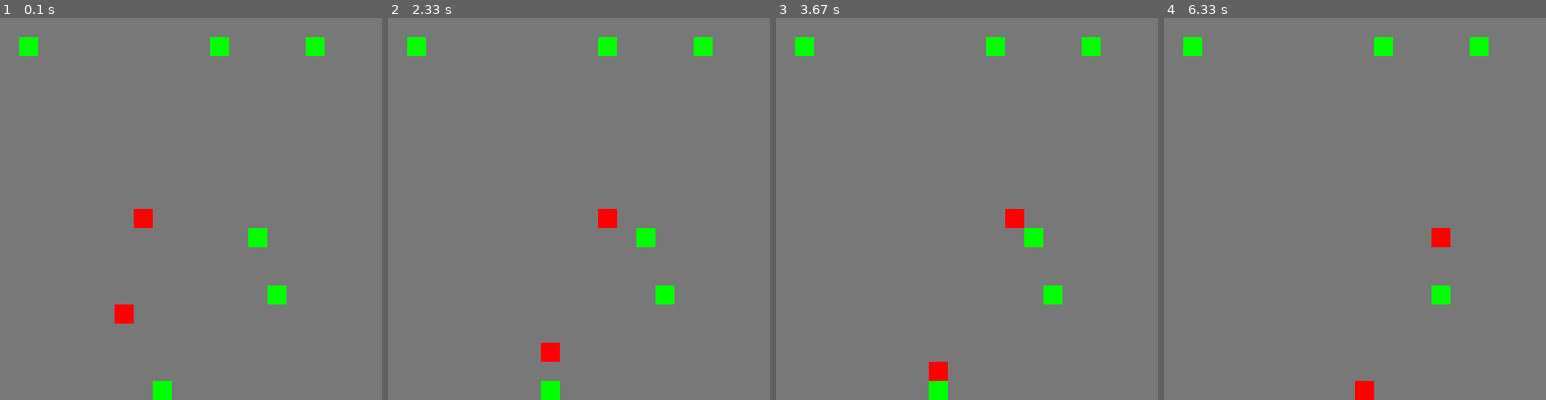
Above: before the commit, frames 1-4 (left to right).
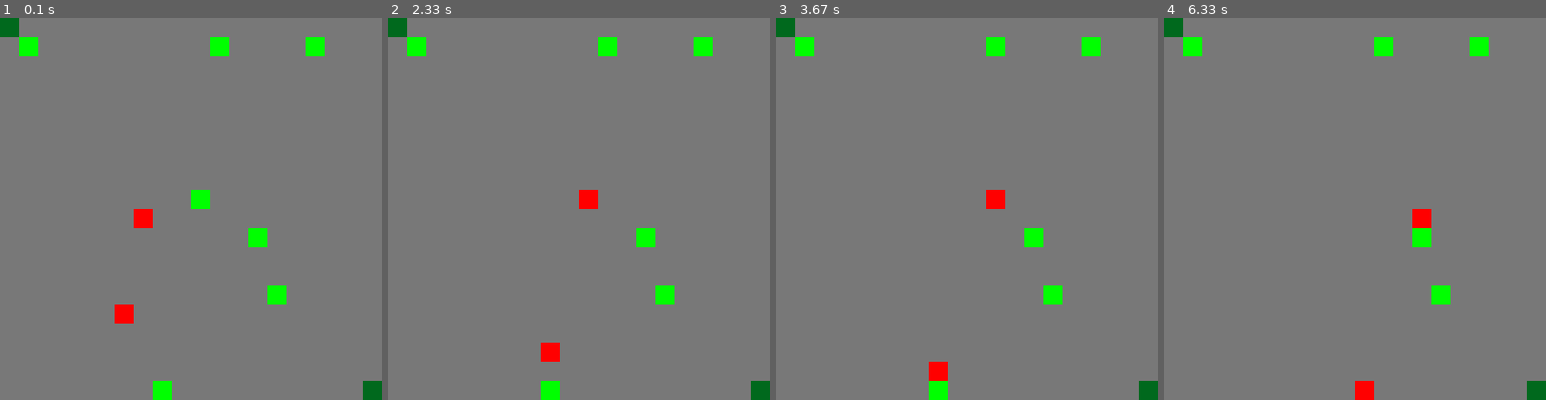
Above: after the commit, the same moments.

Repository: bobeta-c/Personal
Game: pygame game, started from beanthing.py
Same seed, same stepped clock (60 frames per second), same inputs: the game is played once before the commit and once after it.
Inputs (mouse positions are in pixels of both pictures, inside the frame that each line leads up to):
- Up to frame 1 (0.1 s): no input
- Up to frame 2 (2.33 s): click (579, 209) at 0.38 s; click (579, 231) at 0.83 s; move the mouse to (460, 151) at 1.13 s; click (460, 151) at 1.42 s; move the mouse to (716, 342) at 1.83 s; click (716, 342) at 2.18 s
- Up to frame 3 (3.67 s): move the mouse to (974, 79) at 2.67 s; click (974, 79) at 3.07 s; move the mouse to (947, 308) at 3.6 s
- Up to frame 4 (6.33 s): click (1335, 308) at 4.05 s; move the mouse to (1343, 144) at 4.63 s; click (1343, 144) at 5.1 s; move the mouse to (1301, 128) at 5.7 s; click (1301, 128) at 6.18 s

The runs differ from the first frame. In frame 1, 0.8% of the frame differs, in the area x 0-100%, y 0-100%; in frame 2, 1.0%; in frame 3, 1.0%; in frame 4, 1.2%.

Commit message:
reproduction!

Diff:
--- a/beanthing.py
+++ b/beanthing.py
@@ -53,6 +53,8 @@
         return bean.names
     def getName(self):
         return str(self.name)
+    def canReproduce(self):
+        return bool(self.stomach)
     def reproduce(bean1, bean2, name = None):
         if (random.random() <= bean1.fertility and random.random() <= bean2.fertility):
             if (name and name not in bean.getNames()):
@@ -94,15 +96,28 @@
 
 class hungry_bean(bean):
     def pathFind(self, field):
-        closest = None
-        location = None
+        closestFood = None
+        closestHouse = None
+        locationFood = None
+        locationHouse = None
         for x in field.plot:
             if field.plot[x][0] >= 1:
                 dist = ((x[0]-self.getX())**2 + (x[1]-self.getY())**2)**(1/2)
-                if (closest == None) or dist < closest:
-                    closest = dist
-                    location = x
-        return location
+                if (closestFood == None) or dist < closestFood:
+                    closestFood = dist
+                    locationFood = x
+            if field.plot[x][2] > 0:
+                dist = ((x[0]-self.getX())**2 + (x[1]-self.getY())**2)**(1/2)
+                if (closestHouse == None) or dist < closestHouse:
+                    closestHouse = dist
+                    locationHouse = x
+
+        if locationFood:
+            return locationFood
+        elif locationHouse:
+            return locationHouse
+        else:
+            return None
 
 class field:
     def __init__(self, name, sizeX, sizeY):
@@ -112,7 +127,7 @@
         self.plot = {}
         for x in range(self.sizeX):
             for y in range(self.sizeY):
-                self.plot[(x, y)] = [0, []]
+                self.plot[(x, y)] = [0, [], 0]
     def randomPopulation(self, percentChance = .3):
         for x in self.plot:
             if (random.random() <= percentChance):
@@ -120,6 +135,9 @@
     def controlledPopulation(self, locations):
         for x in locations:
             self.plot[x][0] += 1
+    def controlledHouse(self, locations):
+        for x in locations:
+            self.plot[x][2] += 1
     def __str__(self):
         string = ''
         for y in range(self.sizeY):
@@ -145,6 +163,8 @@
                 pygame.draw.rect(screen, (255,0,0), pygame.Rect(location,location2))
             elif self.plot[index][0] > 0:
                 pygame.draw.rect(screen, (0,255,0), pygame.Rect(location,location2))
+            elif self.plot[index][2] > 0:
+                pygame.draw.rect(screen, (0,105,29), pygame.Rect(location,location2))
             else:
                 pygame.draw.rect(screen, (120,120,120), pygame.Rect(location,location2))
         #pygame.draw.rect(screen, (0,0,0), pygame.Rect((dimensions[0]-20, yIncrement*16), (dimensions[0], yIncrement*17)))
@@ -154,6 +174,17 @@
             if self.plot[x.getPos()][0] >= 0:
                 self.plot[x.getPos()][0] -= 1
                 x.eat()
+    def beanReproduce(self, beans):
+        for x in self.plot:
+            if len(self.plot[x][1]) > 1:
+                ableToReproduce = True
+                for i in self.plot[x][1][:2]:
+                    if not i.canReproduce():
+                        ableToReproduce = False
+                if ableToReproduce:
+                    bean.reproduce(self.plot[x][1][0],self.plot[x][1][0])
+
+
     def beanPopulate(self, beans):
         perSide = int(len(beans)/4)
         side = 0
@@ -234,9 +265,14 @@
     A = hungry_bean('a', 1, 1, 1)
     c = field('c', 20, 20)
     c.randomPopulation(.01)
+    c.controlledHouse([(0,0),(19,19)])
     c.beanPopulate([C, A])
+    count = 0
     while C.nextSquare(c, hungry_bean.pathFind):
-
+        if count == 100:
+            count = 0
+        if count%25 == 0:
+            c.randomPopulation(.001)
         c.display(screen)
         #print(C.getPos())
         c.moveBean(C, C.nextSquare(c, hungry_bean.pathFind))
@@ -251,6 +287,9 @@
                     waiting = False
                     break
         c.beanEat([C, A])
+        c.beanReproduce([C,A])
+        count += 1
+    print('Done')
     c.display(screen)
     print(C.getPos())
 
--- a/test.py
+++ b/test.py
@@ -27,4 +27,5 @@
 
 if __name__ == "__main__":
 
+    print([1,2,3][:2])
     main()
